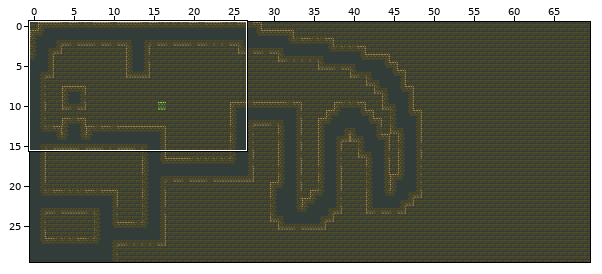
One commit to this Tiled map: Platformer/android/assets/level1.tmx. The first picture is a wide view before the edit; the outline marks the close-up.
Close-up. Before the edit:
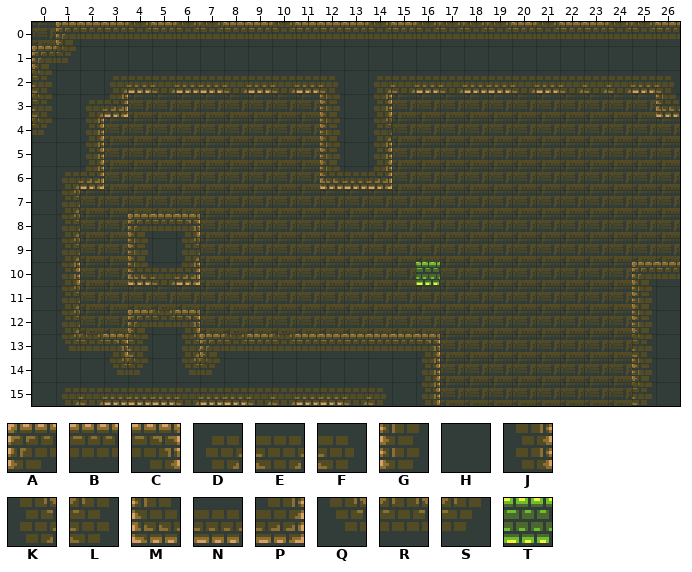
Cells are 16x16 px. Shown: x 0..26, y 0..15. The commit also changed other parts of the map, which this record leaves out.
Key: from "bricks": A 0, B 1, C 2, D 8, E 9, F 10, G 11, H 12, J 13, K 19, L 21, M 22, N 23, P 24, Q 30, R 31, S 32, T 114.
_ is an empty cell.
Objects are placed by their top-left corner, in cells (3,4 is the top-left corner of cell 3,4); size is 1x1 cell unless given.
Layers that did not change in this view are not listed.
Layer "Ground" before, first column x 0:
 0 _ABBRBRRBBRBBBRBRRRRBRBBRRB
 1 ASHHHHHHHHHHHHHHHHHHHHHHHHH
 2 LHHDNENNENENFHDENENNENEEENF
 3 LHDP________GHJ___________M
 4 SHJ_________GHK____________
 5 HHJ_________GHJ____________
 6 HDP_________MNP____________
 7 HK_________________________
 8 HK__ABC____________________
 9 HK__GHK____________________
10 HJ__MEP__________________AB
11 HK_______________________GH
12 HK__ARC__________________GH
13 HQRCLHKARBRBBBBBC________LH
14 HHHQSHQSHHHHHHHHJ________GH
15 HDENNNENNEENNEFHJ________LH
Objects on layer "Object" before:
T "Player" at 16,10
Now the later version:
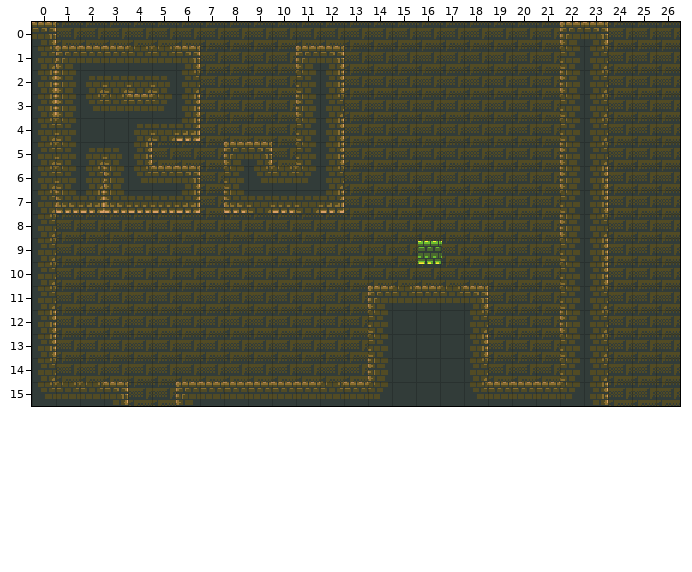
Difference:
Layer "Ground":
y 0: x 0..26 _ABBRBRRBBRBBBRBRRRRBRBBRRB -> C_____________________AC___
y 1: x 0..26 ASHHHHHHHHHHHHHHHHHHHHHHHHH -> KABBRRC____AC_________LK___
y 2: x 0..26 LHHDNENNENENFHDENENNENEEENF -> JGDEEFK____LJ_________GK___
y 3: x 0..6 LHDP___ -> JGQRBSJ; x 11..14 _GHJ -> GK__; x 22..23 __ -> LK; x 26 M -> _
y 4: x 0..6 SHJ____ -> KLHHDEP; x 11..14 _GHK -> LJ__; x 22..23 __ -> LK
y 5: x 0..4 HHJ__ -> KLDFJ; x 8..9 __ -> AC; x 11..14 _GHJ -> LJ__; x 22..23 __ -> GK
y 6: x 0..6 HDP____ -> KLKGQBC; x 8..14 ____MNP -> LQRSK__; x 22..23 __ -> GJ
y 7: x 0..6 HK_____ -> KMPMNNP; x 8..12 _____ -> MENEP; x 22..23 __ -> LJ
y 8: x 0..1 HK -> K_; x 4..6 ABC -> ___; x 22..23 __ -> GK
y 9: x 0..1 HK -> K_; x 4..6 GHK -> ___; x 22..23 __ -> LJ
y 10: x 0..1 HJ -> K_; x 4..6 MEP -> ___; x 22..23 __ -> LJ; x 25..26 AB -> __
y 11: x 0..1 HK -> K_; x 14..18 _____ -> ARBRC; x 22..23 __ -> LK; x 25..26 GH -> __
y 12: x 0..1 HK -> J_; x 4..6 ARC -> ___; x 14..18 _____ -> LHHHK; x 22..23 __ -> GK; x 25..26 GH -> __
y 13: x 0..18 HQRCLHKARBRBBBBBC__ -> J_____________LHHHJ; x 22..23 __ -> LK; x 25..26 LH -> __
y 14: x 0..14 HHHQSHQSHHHHHHH -> K_____________G; x 16..18 J__ -> HHK; x 22..23 __ -> LK; x 25..26 GH -> __
y 15: x 0..14 HDENNNENNEENNEF -> QRRC__ABBBBBRBS; x 16..23 J_______ -> HHQBBBSJ; x 25..26 LH -> __
Layer "Object":
changed: T "Player" at 16,10 -> T "Player" at 16.1,9.1
Pixel boxes of the changes (left, top, right, bottom) in both close-ups:
changed: (32, 22, 680, 406)
